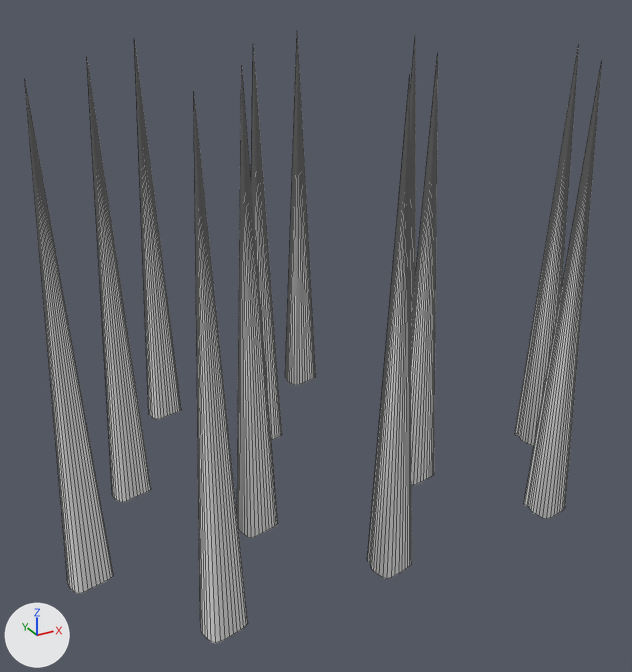
The FBX model Assets/JaggedTooth/Blender/FBX/grassPatch.fbx as it was, and as the next commit left it.
Both versions are drawn from a camera (50 mm lens) standing at (-0.375, -0.278, 0.249) and looking at (-0.175, 0.086, 0.067). Lighting does not change. The marker at lower left points along +X, +Y and +Z. Mesh edges are drawn as thin lines.

The first picture shows 'Blade.001', 'Blade.002', 'Blade.003', 'Blade.004', 'Blade.005', 'Blade.006', 'Blade.007', 'Blade.008', 'Blade.009', 'Blade.010', 'Blade.012'.
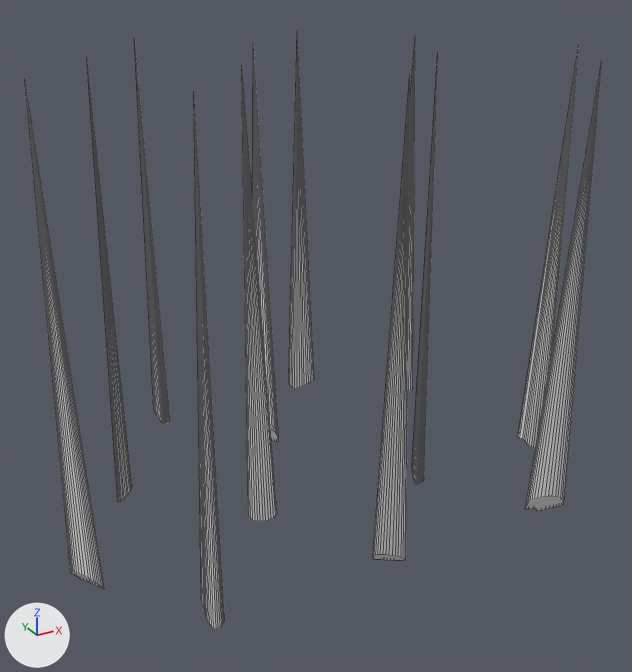
What differs and where, as boxes [x1, y1, x2, y2] in the pictures (632 x 672 px; the box of a moved part takes in the faces that stretch with it):
'Blade.002', reshaped (44% narrower)
    before: [194, 98, 248, 643]
    after: [194, 103, 224, 629]
'Blade.005', reshaped (9% narrower)
    before: [25, 84, 113, 594]
    after: [25, 84, 105, 590]
'Blade.003', reshaped (16% narrower)
    before: [367, 80, 411, 579]
    after: [373, 81, 410, 561]
'Blade.004', reshaped (14% narrower)
    before: [237, 68, 278, 538]
    after: [242, 77, 277, 522]
'Blade.001', reshaped
    before: [524, 62, 602, 519]
    after: [525, 62, 602, 511]
'Blade.012', reshaped (29% narrower)
    before: [87, 61, 151, 502]
    after: [87, 63, 132, 502]
'Blade.006', reshaped
    before: [411, 56, 438, 485]
    after: [412, 59, 438, 485]
'Blade.007', reshaped, shading changed
    before: [515, 45, 579, 446]
    after: [518, 45, 579, 448]
'Blade.009', reshaped (25% narrower)
    before: [134, 39, 181, 419]
    after: [135, 50, 170, 423]
'Blade.008', reshaped (19% narrower)
    before: [285, 34, 316, 385]
    after: [289, 34, 314, 389]
part 9 of me_cone_028, moved or reshaped
    before: [515, 58, 578, 446]
    after: [518, 58, 577, 448]

The change, as a list of edits to the scene's bpy script:
```text
Change me_cone_026:
    where me_cone_026.from_pydata(...)  # 33 vertices, 33 faces; spans x -0.01..0.011, y -0.009..0.012, z -0.921..-0.695
    me_cone_026 part 4: the whole mesh is multiplied about its middle by the matrix ((0.483, -0.265, 0.003), (-0.257, 0.861, 0.001), (-0.426, -0.193, 1.003)), then moved by (-0.001, 0.0, -0.001)
Change me_cone_027:
    where me_cone_027.from_pydata(...)  # 33 vertices, 33 faces; spans x -0.01..0.011, y -0.009..0.012, z -0.921..-0.695
    me_cone_027 part 8: the whole mesh is multiplied about its middle by the matrix ((0.58, 0.377, -0.004), (0.304, 0.724, 0.003), (-0.41, 0.358, 0.997)), then moved by (0.001, -0.001, 0.001)
Change me_cone_030:
    where me_cone_030.from_pydata(...)  # 33 vertices, 33 faces; spans x -0.01..0.011, y -0.009..0.012, z -0.921..-0.695
    me_cone_030 part 5: the whole mesh is multiplied about its middle by the matrix ((0.36, 0.035, 0.006), (-0.144, 0.799, -0.005), (-0.153, 0.412, 1.011)), then moved by (-0.001, 0.0, -0.001)
Change me_cone_033:
    remove me_cone_033.from_pydata(...)  # 33 vertices, 33 faces; spans x -0.01..0.011, y -0.009..0.012, z -0.921..-0.695
    add me_cone_033.from_pydata(...)  # 33 vertices, 33 faces; spans x -0.009..0.004, y -0.007..0.011, z -0.921..-0.695
    me_cone_033 part 2: 31 of the vertices in x -0.01..0.011, y -0.009..0.012, z -0.921..-0.917 are multiplied about their middle by the matrix ((0.448, 0.364, -0.08), (0.409, 0.706, -0.023), (-0.151, 0.014, 0.111)), then moved by (-0.002, 0.002, -0.001)
Change me_cone_022:
    where me_cone_022.from_pydata(...)  # 33 vertices, 33 faces; spans x -0.01..0.011, y -0.009..0.012, z -0.921..-0.695
    me_cone_022 part 7: the whole mesh is multiplied about its middle by the matrix ((0.897, -0.185, -0.003), (-0.264, 0.435, -0.007), (-0.198, -0.474, 0.994))
Change me_cone_028:
    remove me_cone_028.from_pydata(...)  # 33 vertices, 33 faces; spans x -0.01..0.011, y -0.009..0.012, z -0.921..-0.695
    add me_cone_028.from_pydata(...)  # 33 vertices, 33 faces; spans x -0.004..0.002, y -0.009..0.012, z -0.923..-0.695
    me_cone_028 part 9: the whole mesh is multiplied about its middle by the matrix ((0.286, -0.04, 0.004), (-0.053, 0.992, 0.0), (0.55, 0.066, 0.998)), then moved by (-0.001, 0.0, 0.001)
    me_cone_028 part 10: its shading normals changed
Change me_cone_023:
    where me_cone_023.from_pydata(...)  # 33 vertices, 33 faces; spans x -0.01..0.011, y -0.009..0.012, z -0.921..-0.695
    me_cone_023 part 6: the whole mesh is multiplied about its middle by the matrix ((0.428, 0.069, 0.017), (0.156, 0.959, 0.0), (-0.037, 0.221, 0.959)), then moved by (-0.002, 0.0, 0.005)
Change me_cone_029:
    where me_cone_029.from_pydata(...)  # 33 vertices, 33 faces; spans x -0.01..0.011, y -0.009..0.012, z -0.921..-0.695
    me_cone_029 part 3: the whole mesh is multiplied about its middle by the matrix ((0.966, -0.014, -0.002), (0.073, 0.388, -0.001), (-0.026, 0.566, 1.003)), then moved by (0.0, -0.001, 0.0)
Change me_cone_025:
    where me_cone_025.from_pydata(...)  # 33 vertices, 33 faces; spans x -0.01..0.011, y -0.009..0.012, z -0.921..-0.695
    me_cone_025 part 11: all 32 vertices in x -0.01..0.011, y -0.009..0.012, z -0.921..-0.917 are multiplied about their middle by the matrix ((0.628, 0.118, -0.264), (-0.279, 0.082, -0.627), (-0.076, 0.676, 0.122)), then moved by (0.003, -0.001, 0.01)
Change me_cone_024:
    where me_cone_024.from_pydata(...)  # 33 vertices, 33 faces; spans x -0.01..0.011, y -0.009..0.012, z -0.921..-0.695
    me_cone_024 part 1: the whole mesh is multiplied about its middle by the matrix ((0.837, -0.023, -0.003), (-0.108, 0.273, -0.012), (-0.323, -0.19, 0.992))
```
